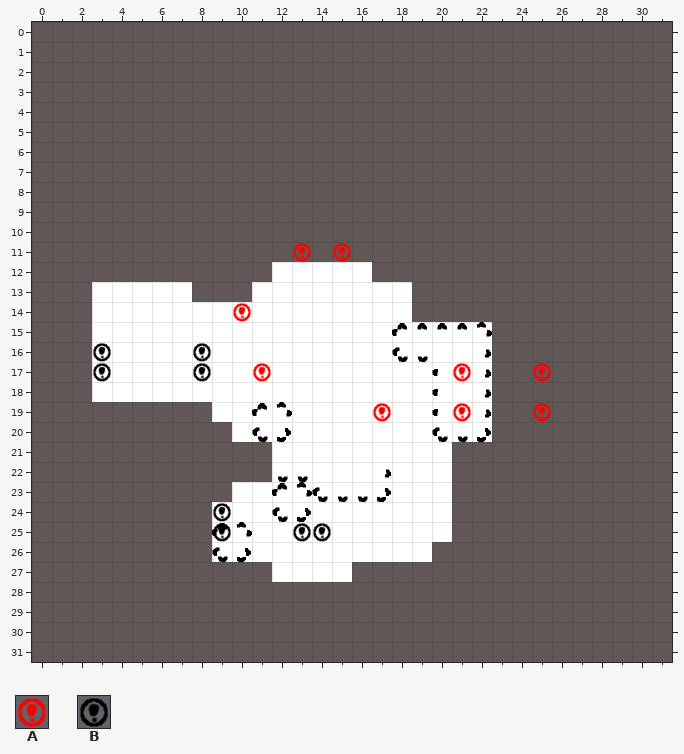
Level history. Tiled map: Data/hoge.tmx. The first picture shows the starting point.
Cells are 32x32 px. Shown: x 0..31, y 0..31.
Key: from "default": A 33, B 40.
Objects are placed by their top-left corner, in cells (3,4 is the top-left corner of cell 3,4); size is 1x1 cell unless given.
Layers that did not change in this view are not listed.
Objects on layer "オブジェクト・レイヤー 1" before:
A "From:E5" at 13,11
A "From:E2" at 15,11
A "E5" at 10,14
B "P1" at 8,16
B "From:P1" at 3,16
A "E7" at 21,17
A "E2" at 11,17
B "P2" at 8,17
A "From:E7" at 25,17
B "From:P2" at 3,17
A "E1" at 17,19
A "E8" at 21,19
A "From:E8" at 25,19
B "From:P4" at 9,24
B "P4" at 13,25
B "P3" at 14,25
B "From:P3" at 9,25
After:
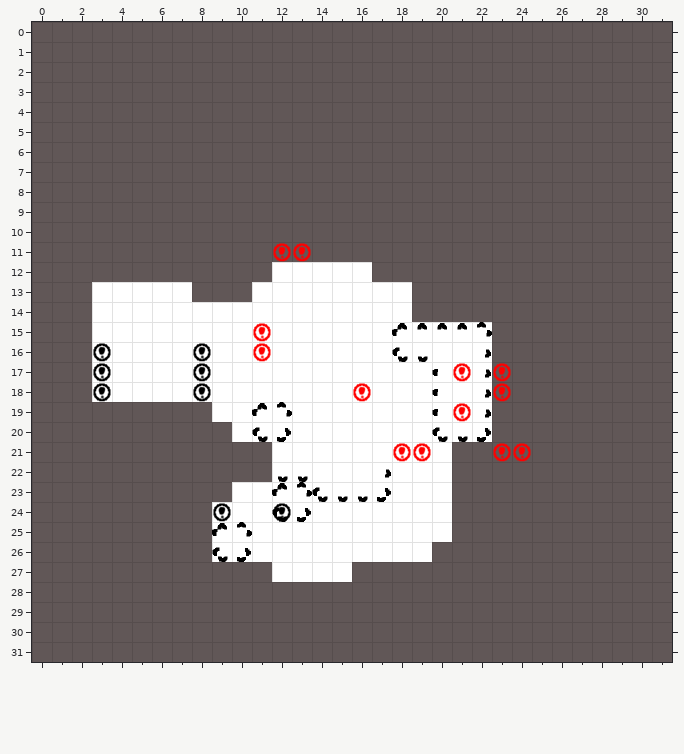
Edits made:
Layer "オブジェクト・レイヤー 1":
changed: A "From:E5" at 13,11 -> A "From:E5" at 12,11
changed: A "From:E2" at 15,11 -> A "From:E2" at 13,11
changed: A "E5" at 10,14 -> A "E5" at 11,15
changed: A "E2" at 11,17 -> A "E2" at 11,16
changed: A "From:E7" at 25,17 -> A "From:E7" at 23,17
changed: A "E1" at 17,19 -> A "E1" at 16,18
changed: B "P3" at 14,25 -> B "P3" at 8,18
changed: B "From:P3" at 9,25 -> B "From:P3" at 3,18
changed: B "P4" at 13,25 -> B "P4" at 12,24
added: A "From:E8" at 23,18
added: A "From:E10" at 24,21
added: A "E9" at 18,21
added: A "E10" at 19,21
added: A "From:E9" at 23,21
removed: A "From:E8" at 25,19
